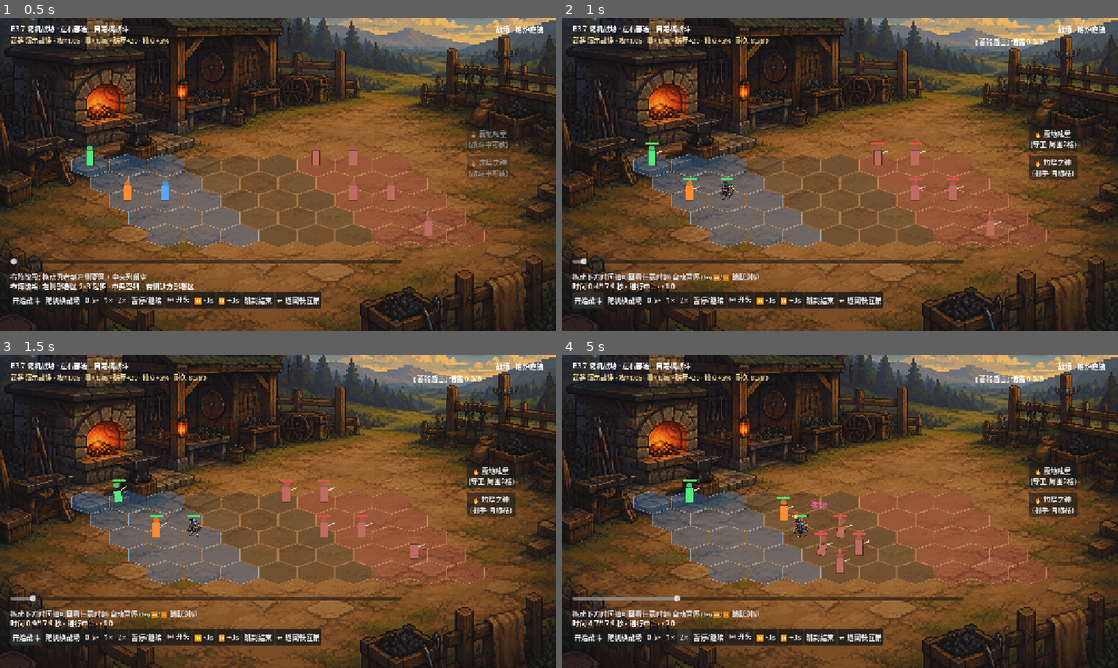
Above: before the commit, frames 1-4 (two rows, left to right).
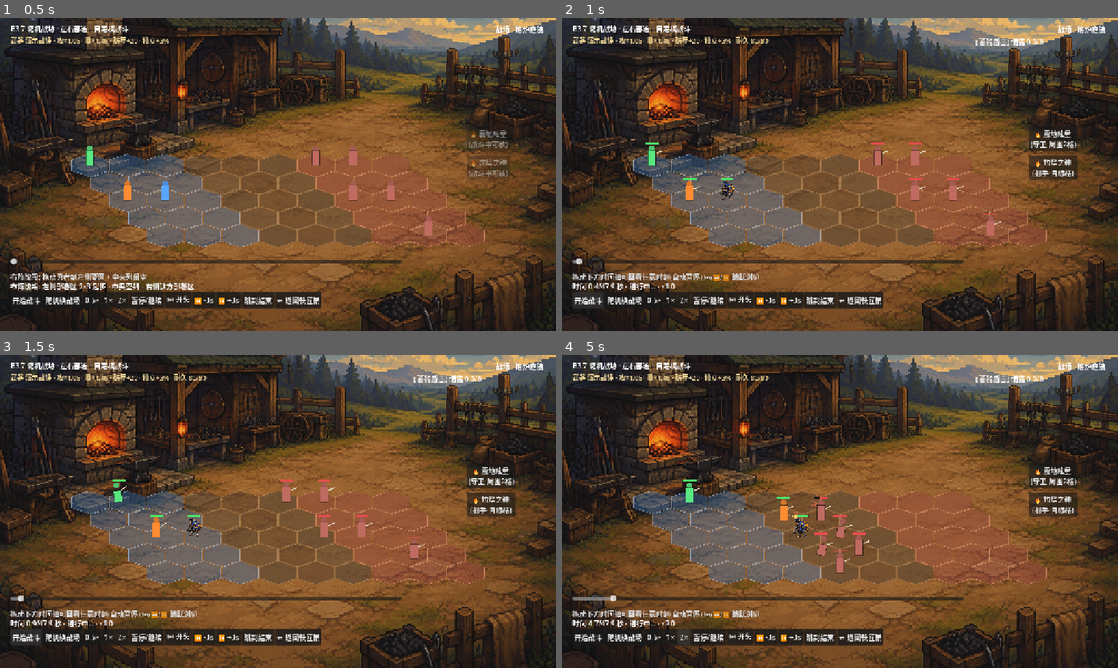
Above: after the commit, the same moments.

Repository: wuzhang114/forgegod
Game: Godot game, scene res://scenes/battle/battle_demo.tscn
The game is run twice, just before and just after one commit, with the same random seed, the same clock (stepped at 60 frames per second) and the same inputs. This scene is started directly instead of the project's main scene.
Inputs:
- Up to frame 1 (0.5 s): no input
- Up to frame 2 (1 s): click "开始战斗" at 0.5 s
- Up to frame 3 (1.5 s): click "开始战斗" at 1.25 s
- Up to frame 4 (5 s): click "随机换战场" at 2 s; click "0.5×" at 2.75 s; click "1×" at 3.5 s; click "2×" at 4.25 s

Frame 1 is identical in both runs. In frame 2, less than 0.1% of the frame differs, in the area x 2-8%, y 76-87%; in frame 3, less than 0.1%; in frame 4, 0.3%, in the area x 7-49%, y 45-87%.

Commit message:
tune: 全人物血量×3(长线战斗观感),模拟上限240s,数值源同步测试

Diff:
--- a/godot-prototype/core/config/balance.gd
+++ b/godot-prototype/core/config/balance.gd
@@ -47,16 +47,17 @@
 }
 
 ## ---- 单位模板(勇者固定属性 + 敌人) ----
+## 血量统一 ×3(观看长线战斗用;数值轴不变,时长近似 ×3)
 const HEROES := {
-	"guard":   {"hp": 100.0, "atk": 10.0, "armor": 5.0, "hit": 0.9, "evade": 0.05, "range_hex": 1},
-	"duelist": {"hp": 90.0,  "atk": 8.0,  "armor": 3.0, "hit": 0.92, "evade": 0.05, "range_hex": 1},
-	"ranger":  {"hp": 80.0,  "atk": 11.0, "armor": 2.0, "hit": 0.95, "evade": 0.05, "range_hex": 4},
+	"guard":   {"hp": 300.0, "atk": 10.0, "armor": 5.0, "hit": 0.9, "evade": 0.05, "range_hex": 1},
+	"duelist": {"hp": 270.0, "atk": 8.0,  "armor": 3.0, "hit": 0.92, "evade": 0.05, "range_hex": 1},
+	"ranger":  {"hp": 240.0, "atk": 11.0, "armor": 2.0, "hit": 0.95, "evade": 0.05, "range_hex": 4},
 }
 
 const ENEMIES := {
-	"brute":   {"hp": 40.0, "atk": 4.0,  "armor": 3.0, "hit": 0.85, "evade": 0.02, "range_hex": 1, "move_interval": 14},
-	"shooter": {"hp": 34.0, "atk": 6.0,  "armor": 2.0, "hit": 0.9,  "evade": 0.03, "range_hex": 4, "move_interval": 16},
-	"purger":  {"hp": 50.0, "atk": 3.0,  "armor": 4.0, "hit": 0.88, "evade": 0.04, "range_hex": 2, "move_interval": 12},
+	"brute":   {"hp": 120.0, "atk": 4.0,  "armor": 3.0, "hit": 0.85, "evade": 0.02, "range_hex": 1, "move_interval": 14},
+	"shooter": {"hp": 102.0, "atk": 6.0,  "armor": 2.0, "hit": 0.9,  "evade": 0.03, "range_hex": 4, "move_interval": 16},
+	"purger":  {"hp": 150.0, "atk": 3.0,  "armor": 4.0, "hit": 0.88, "evade": 0.04, "range_hex": 2, "move_interval": 12},
 }
 
 ## ---- 棋盘(02-battle-system-design.md §2/§7) ----
--- a/godot-prototype/scenes/battle/battle_demo.gd
+++ b/godot-prototype/scenes/battle/battle_demo.gd
@@ -303,7 +303,7 @@
 	sim.add_contract("c_scorch", schecked.ast, "hero_3", weapon)
 	for entry in skill_entries:
 		sim.schedule_active(str(entry.cid), int(entry.at))
-	sim.run(2400)
+	sim.run(4800)  # 上限 240 秒(3 倍血长线战斗;超时不判胜负则按未分晓收尾)
 	total_ticks = maxi(sim.tick, 1)
 	effects = sim.events.duplicate(true)
 	# 快照重放(末尾一条为"结算收尾"状态: 存活单位回到站姿)
--- a/godot-prototype/tests/test_balance.gd
+++ b/godot-prototype/tests/test_balance.gd
@@ -68,8 +68,8 @@
 func _test_templates() -> void:
 	_check(Bal.hero_tpl("ranger").range_hex == 4, "射手射程 4 格")
 	_check(Bal.enemy_tpl("shooter").range_hex == 4, "远程敌射程 4")
-	_check(Bal.enemy_tpl("purger").hp == 50.0, "净化者血 50")
-	_check(Bal.hero_tpl("guard").hp == 100.0 and Bal.hero_tpl("duelist").hp == 90.0, "勇者模板")
+	_check(Bal.enemy_tpl("purger").hp == 150.0, "净化者血 150(×3)")
+	_check(Bal.hero_tpl("guard").hp == 300.0 and Bal.hero_tpl("duelist").hp == 270.0, "勇者模板(×3)")
 	_check(Bal.STATUS.has("burning") and Bal.STATUS.burning.stacks_max == 3, "状态表含 DoT 层数上限")
 	_check(Bal.ACTION.heavy_blow == 1.5 and Bal.ACTION.block == 0.0, "动作倍率表")
 
